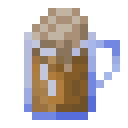
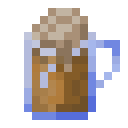
Before/after of a (128, 128) layered artwork. What changed in the layer stack:
painted on "Glass" over [40, 64, 56, 96]
